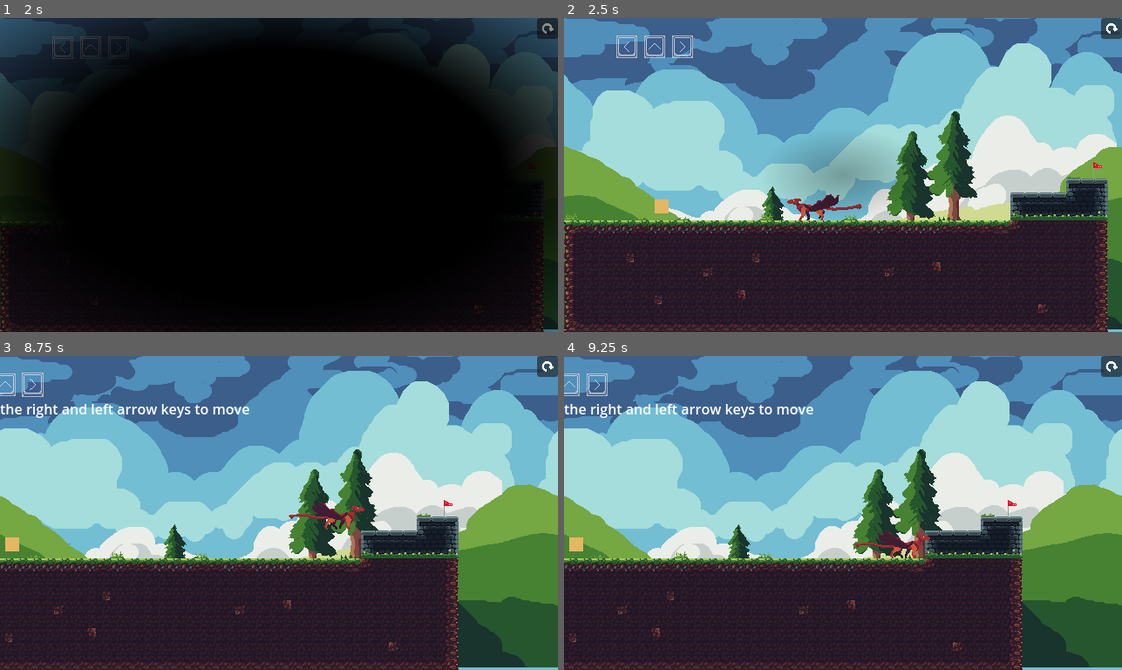
Above: before the commit, frames 1-4 (two rows, left to right).
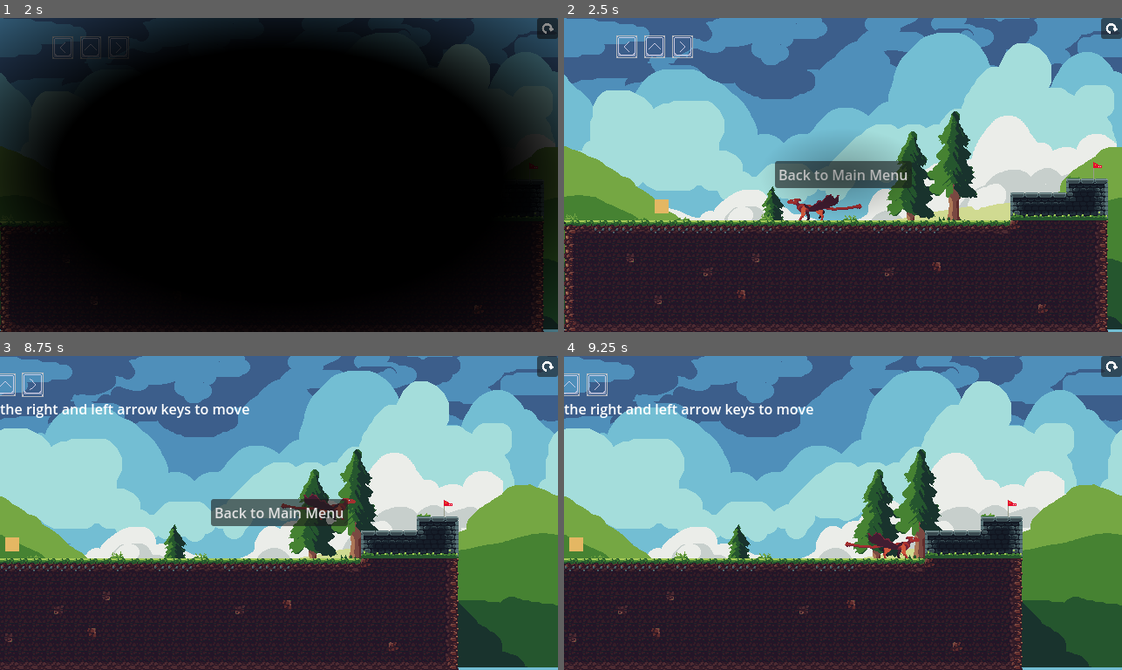
Above: after the commit, the same moments.

Repository: Robocraft999/ScalesToScale
Game: Godot game, scene res://scenes/root.tscn
Same seed, same stepped clock (60 frames per second), same inputs: the game is played once before the commit and once after it. The engine's default icon, where the game draws it, is replaced by a stand-in: a white triangle on a blue panel in a dark square.
Inputs (mouse positions are in pixels of both pictures, inside the frame that each line leads up to):
- Up to frame 1 (2 s): click "Start Game" at 0.5 s; click "Start Game" at 1.25 s
- Up to frame 2 (2.5 s): click (843, 175) at 2 s, where only the run after the commit has a clickable "Back to Main Menu"
- Up to frame 3 (8.75 s): click (546, 365) at 2.75 s; click (546, 365) at 3.5 s; click (546, 365) at 4.25 s; tap Enter at 5 s; move the mouse to (401, 497) at 5.02 s; hold D (move_right) 5.03-5.75 s; hold Space (dash) 5.03-5.75 s; click (401, 497) at 5.17 s; tap Up (jump) at 5.27, 8.27 s; drag from (167, 528) to (474, 509) at 5.77 s; move the mouse to (334, 443) at 6.52 s; hold A (move_left) 6.53-7.25 s; tap Mouse wheel up (mouse_wheel_up) at 6.6 s; click (334, 443) at 6.67 s; drag from (251, 575) to (11, 544) at 7.27 s; move the mouse to (446, 560) at 8.02 s; hold D (move_right) from 8.03 s (still down); tap O at 8.1 s; click (446, 560) at 8.17 s; tap Escape (pause, bound only after the commit) at 8.65 s
- Up to frame 4 (9.25 s): release D (move_right) at 8.75 s; drag from (675, 465) to (759, 434) at 8.77 s

Frame 1 is identical in both runs. In frame 2, 2.1% of the frame differs, in the area x 37-63%, y 45-55%; in frame 3, 2.3%, in the area x 15-91%, y 30-65%; in frame 4, 1.4%.

Commit message:
added pause menu

Diff:
--- a/project.godot
+++ b/project.godot
@@ -77,6 +77,11 @@
 "events": [Object(InputEventKey,"resource_local_to_scene":false,"resource_name":"","device":-1,"window_id":0,"alt_press …(195 unchanged characters)…
 ]
 }
+pause={
+"deadzone": 0.5,
+"events": [Object(InputEventKey,"resource_local_to_scene":false,"resource_name":"","device":-1,"window_id":0,"alt_pressed":false,"shift_pressed":false,"ctrl_pressed":false,"meta_pressed":false,"pressed":false,"keycode":0,"physical_keycode":4194305,"key_label":0,"unicode":0,"location":0,"echo":false,"script":null)
+]
+}
 
 [layer_names]
 
--- a/scenes/basic_level.tscn
+++ b/scenes/basic_level.tscn
@@ -1,8 +1,10 @@
-[gd_scene load_steps=4 format=3 uid="uid://2dj1d442mvd5"]
+[gd_scene load_steps=6 format=3 uid="uid://2dj1d442mvd5"]
 
 [ext_resource type="PackedScene" uid="uid://bb53neelkiux7" path="res://scenes/parallax_background.tscn" id="1_d14oh"]
 [ext_resource type="PackedScene" uid="uid://4ot2rbv3j22q" path="res://scenes/objects/restart_button.tscn" id="2_i0t8j"]
+[ext_resource type="Script" path="res://scripts/pause_menu.gd" id="3_g0bjy"]
 [ext_resource type="PackedScene" uid="uid://dcnk5ak1x2etg" path="res://scenes/objects/button_focus_player.tscn" id="3_jadun"]
+[ext_resource type="Script" path="res://scripts/animated_button.gd" id="4_581hl"]
 
 [node name="BasicLevel" type="Node"]
 
@@ -12,5 +14,27 @@
 
 [node name="RestartButton" parent="CanvasLayer" instance=ExtResource("2_i0t8j")]
 
+[node name="PauseMenu" type="CenterContainer" parent="CanvasLayer"]
+process_mode = 3
+anchors_preset = 8
+anchor_left = 0.5
+anchor_top = 0.5
+anchor_right = 0.5
+anchor_bottom = 0.5
+offset_left = -78.5
+offset_top = -20.0
+offset_right = 78.5
+offset_bottom = 20.0
+grow_horizontal = 2
+grow_vertical = 2
+script = ExtResource("3_g0bjy")
+
+[node name="AnimatedButton" type="Button" parent="CanvasLayer/PauseMenu"]
+layout_mode = 2
+text = "Back to Main Menu"
+script = ExtResource("4_581hl")
+
 [node name="ButtonFocusPlayer" parent="." instance=ExtResource("3_jadun")]
 unique_name_in_owner = true
+
+[connection signal="pressed" from="CanvasLayer/PauseMenu/AnimatedButton" to="CanvasLayer/PauseMenu" method="_on_animated_button_pressed"]
--- /dev/null
+++ b/scripts/pause_menu.gd
@@ -0,0 +1,15 @@
+extends CenterContainer
+
+# Called every frame. 'delta' is the elapsed time since the previous frame.
+func _process(delta: float) -> void:
+	if Input.is_action_just_pressed("pause"):
+		visible = not visible
+		get_tree().paused = visible
+	if Input.is_mouse_button_pressed(MOUSE_BUTTON_LEFT) and not get_rect().has_point(get_global_mouse_position()):
+		visible = false
+		get_tree().paused = false
+
+
+func _on_animated_button_pressed() -> void:
+	get_tree().paused = false
+	SceneLoader.load_level_scene_by_name(Global.SceneName.MAIN_MENU)
